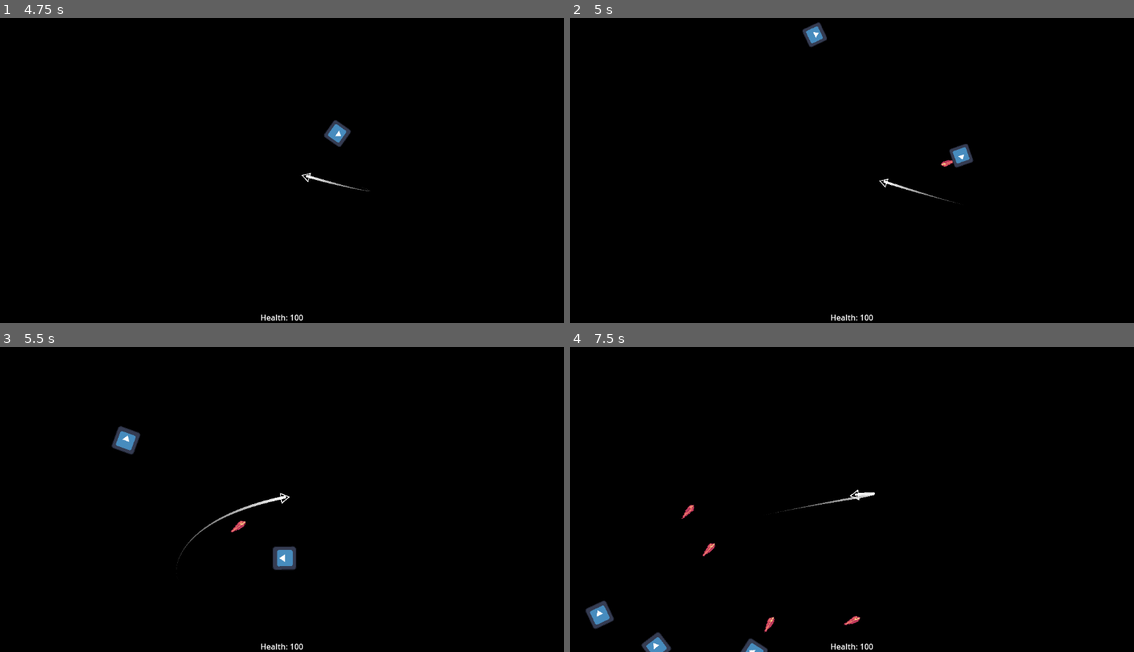
Above: before the commit, frames 1-4 (two rows, left to right).
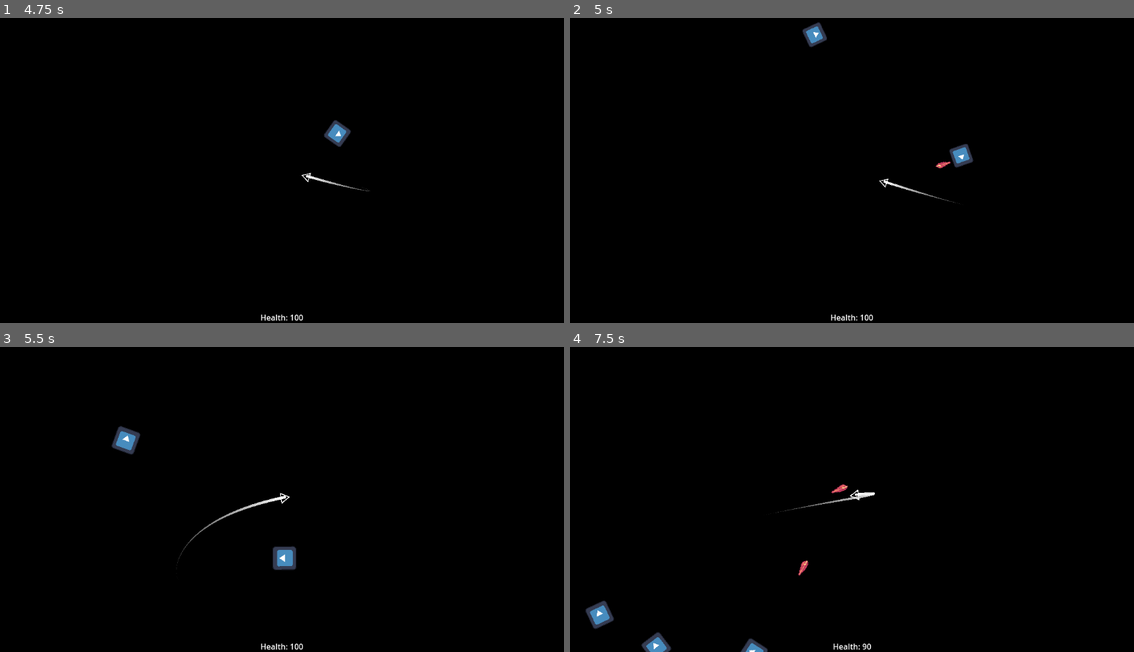
Above: after the commit, the same moments.

Repository: HazarBakir/void_blade
Game: Godot game, scene res://scenes/game_scene.tscn
Same seed, same stepped clock (60 frames per second), same inputs: the game is played once before the commit and once after it. The engine's default icon, where the game draws it, is replaced by a stand-in: a white triangle on a blue panel in a dark square.
Inputs (mouse positions are in pixels of both pictures, inside the frame that each line leads up to):
- Up to frame 1 (4.75 s): move the mouse to (406, 149) at 0.52 s; press the mouse at (406, 149) at 0.53 s; move the mouse to (169, 179) at 1.27 s; release the mouse at (169, 179) at 1.28 s; click (169, 179) at 1.35 s; move the mouse to (338, 94) at 2.02 s; press the mouse at (338, 94) at 2.03 s; move the mouse to (253, 228) at 2.77 s; release the mouse at (253, 228) at 2.78 s; click (253, 228) at 2.85 s; move the mouse to (451, 213) at 3.52 s; press the mouse at (451, 213) at 3.53 s; move the mouse to (112, 118) at 4.27 s; release the mouse at (112, 118) at 4.28 s; click (112, 118) at 4.35 s
- Up to frame 2 (5 s): no input
- Up to frame 3 (5.5 s): move the mouse to (310, 493) at 5.02 s; press the mouse at (310, 493) at 5.03 s
- Up to frame 4 (7.5 s): move the mouse to (767, 414) at 5.77 s; release the mouse at (767, 414) at 5.78 s; click (767, 414) at 5.85 s; move the mouse to (976, 478) at 6.52 s; press the mouse at (976, 478) at 6.53 s; move the mouse to (739, 508) at 7.27 s; release the mouse at (739, 508) at 7.28 s; click (739, 508) at 7.35 s

Frame 1 is identical in both runs. In frame 2, less than 0.1% of the frame differs, in the area x 64-68%, y 46-50%; in frame 3, less than 0.1%; in frame 4, 0.4%, in the area x 19-54%, y 44-100%.

Commit message:
bullet speed changed

Diff:
--- a/Scripts/enemy/bullet.gd
+++ b/Scripts/enemy/bullet.gd
@@ -1,6 +1,6 @@
 extends Area2D
 
-var speed = 300.0
+var speed = 500.0
 var target: CharacterBody2D
 var direction = Vector2.ZERO
 var follow_target = true
--- a/Scripts/enemy/enemy.gd
+++ b/Scripts/enemy/enemy.gd
@@ -41,10 +41,8 @@
 	check_distance_to_player()
 	move_to_player(delta)
 
-	# Önce hareket et, sonra bak
 	move_and_slide()
 
-	# Global pozisyonları kullanarak doğru yöne bak
 	look_at(target.global_position)
 
 func check_distance_to_player():
